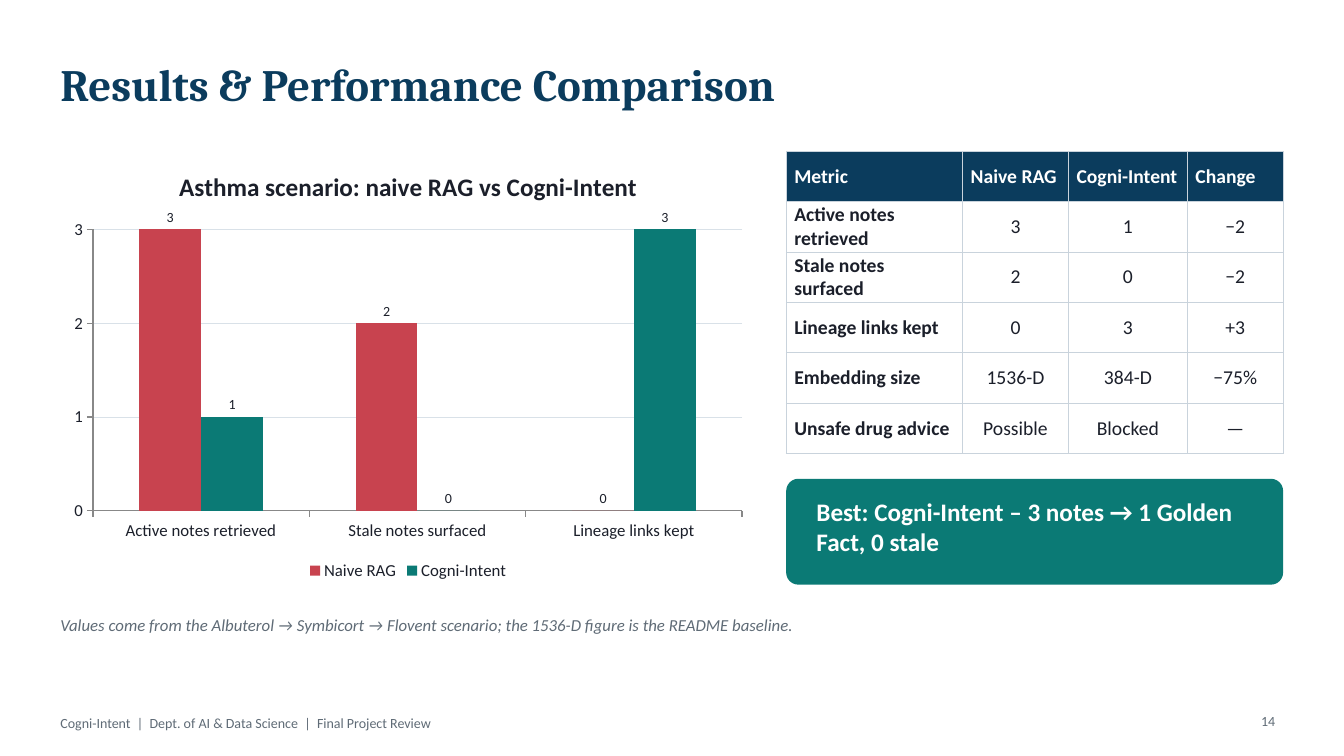
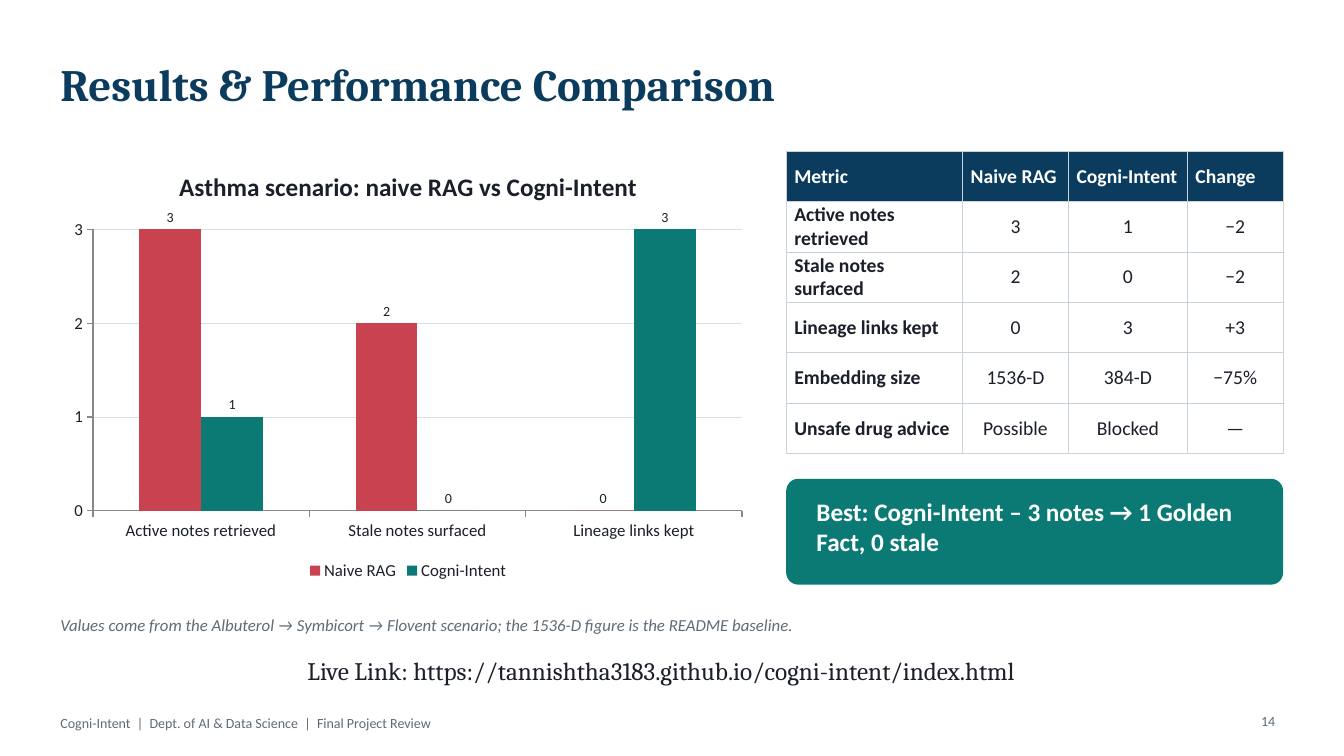
Before and after one commit to Tannishtha3183/cogni-intent, a slide deck: slide 14 of Report and PPT/Cogni-Intent_Final_Project_Presentation.pptx. Drawn at 1344x756 pixels with LibreOffice and Linux fonts; fonts in the diff are those of the drawing. Boxes give left, top, right and bottom in pixels: in the first picture for what was removed or moved away, otherwise in the second. Text is boxed around its words. In the diff, an @@ line names an element or a change of style, - is before the commit and + after.

Commit message:
docs: update Project Report and Presentation files

```diff
--- a/Report and PPT/Cogni-Intent_Final_Project_Presentation.pptx
+++ b/Report and PPT/Cogni-Intent_Final_Project_Presentation.pptx
@@ text added at (x1=307, y1=662, x2=1014, y2=686), 18 pt, text #1B1F2A @@
+Live Link: https://tannishtha3183.github.io/cogni-intent/index.html
```
Also in this commit, not shown: 2 other files.
